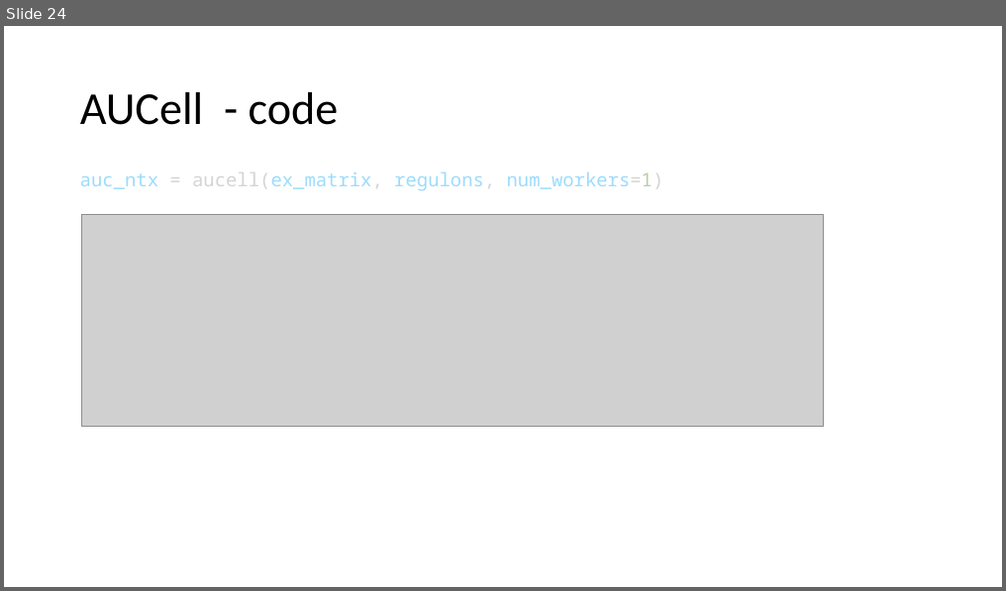
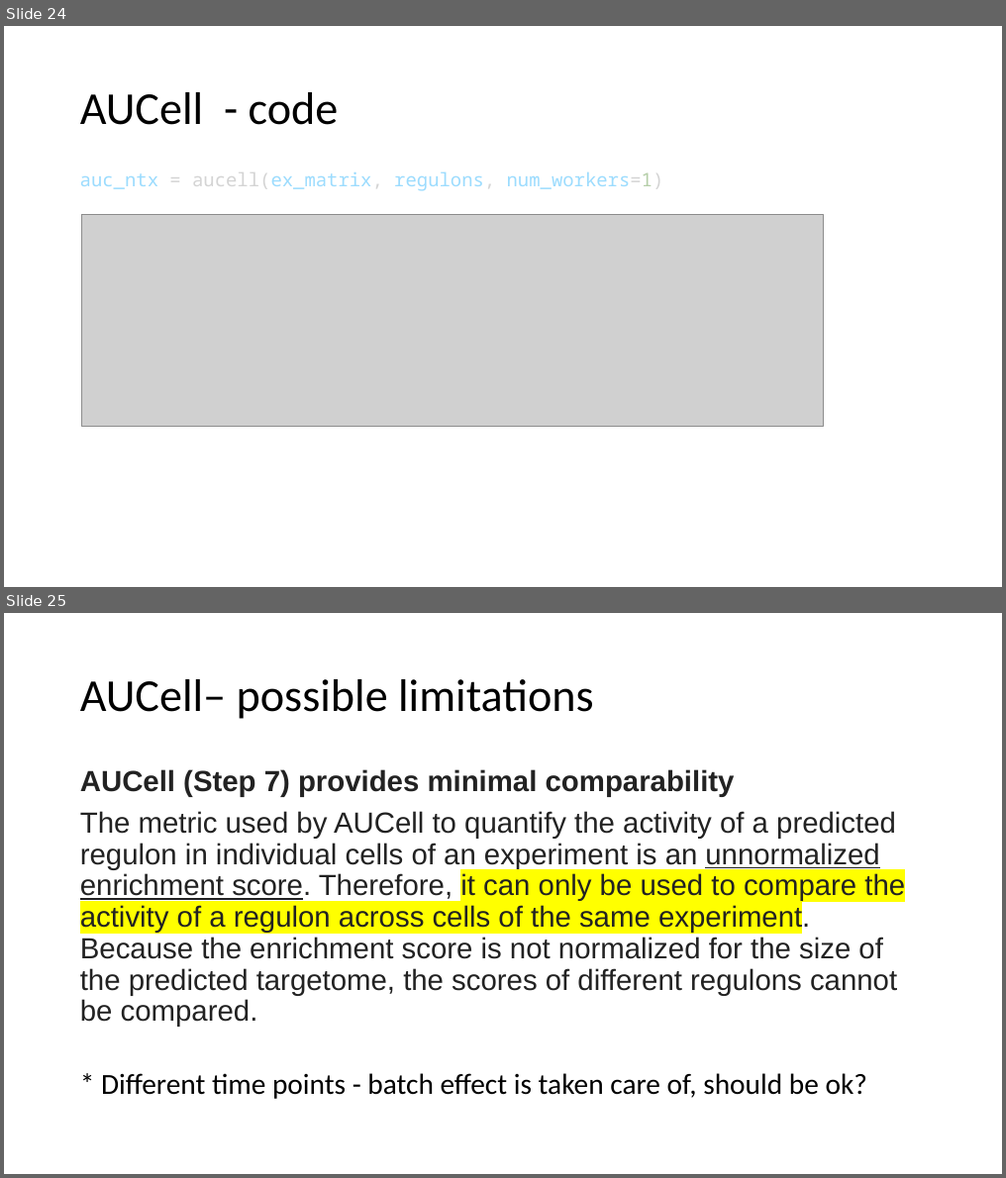
Before and after one commit to ozlembahar/devo-grn, a slide deck: my_notes.pptx. Shown one above the other, each under a label of ours: slide 24 before the commit, slides 24 and 25 after it. The pictures are 1006x591 and 1006x1178 pixels, drawn with LibreOffice and Linux fonts; fonts in the diff are those of the drawing; grey boxes stand for pictures. Boxes give left, top, right and bottom in pixels: in the first picture for what was removed or moved away, otherwise in the second. Text is boxed around its words. In the diff, an @@ line names an element or a change of style, - is before the commit and + after.

```diff
--- a/my_notes.pptx
+++ b/my_notes.pptx
@@ slide 25 added at [4, 613, 1002, 1174], background #FFFFFF @@
@@ title added at [80, 679, 594, 719], 44 pt, text #000000 @@
+AUCell– possible limitations
@@ text added at [80, 769, 905, 1099], 28 pt, text #222222 @@
+AUCell (Step 7) provides minimal comparability
+The metric used by AUCell to quantify the activity of a predicted regulon in individual cells of an experiment is an unnormalized enrichment score. Therefore, it can only be used to compare the activity of a regulon across cells of the same experiment. Because the enrichment score is not normalized for the size of the predicted targetome, the scores of different regulons cannot be compared.
+* Different time points - batch effect is taken care of, should be ok?
```
Also in this commit, not shown: 5 slides changed, 7 other slides added, 1 slide removed, 5 other files.
